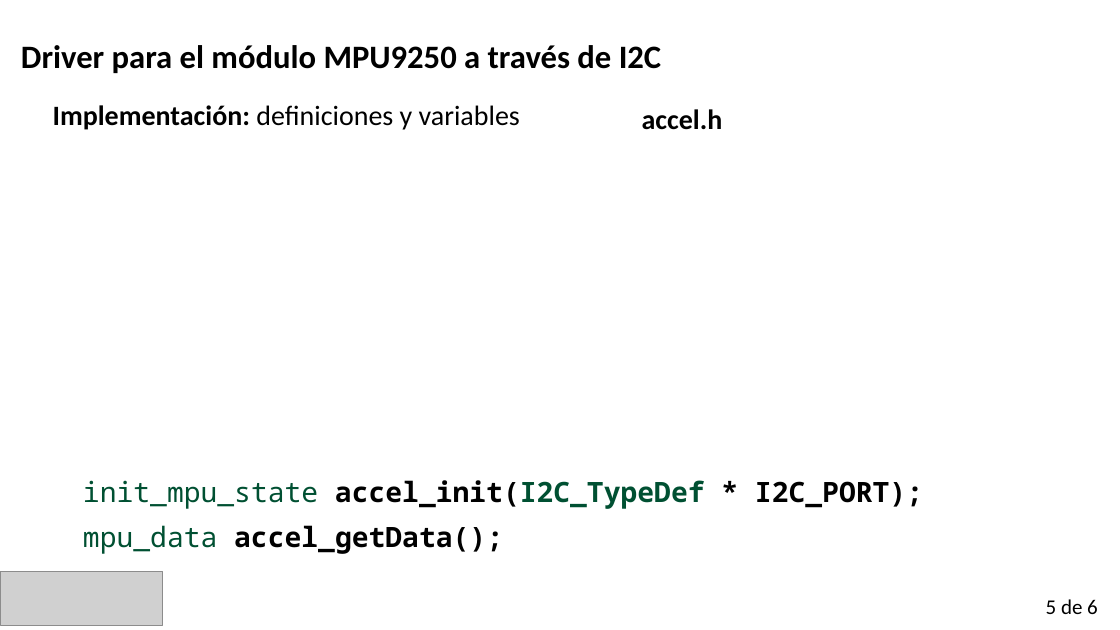
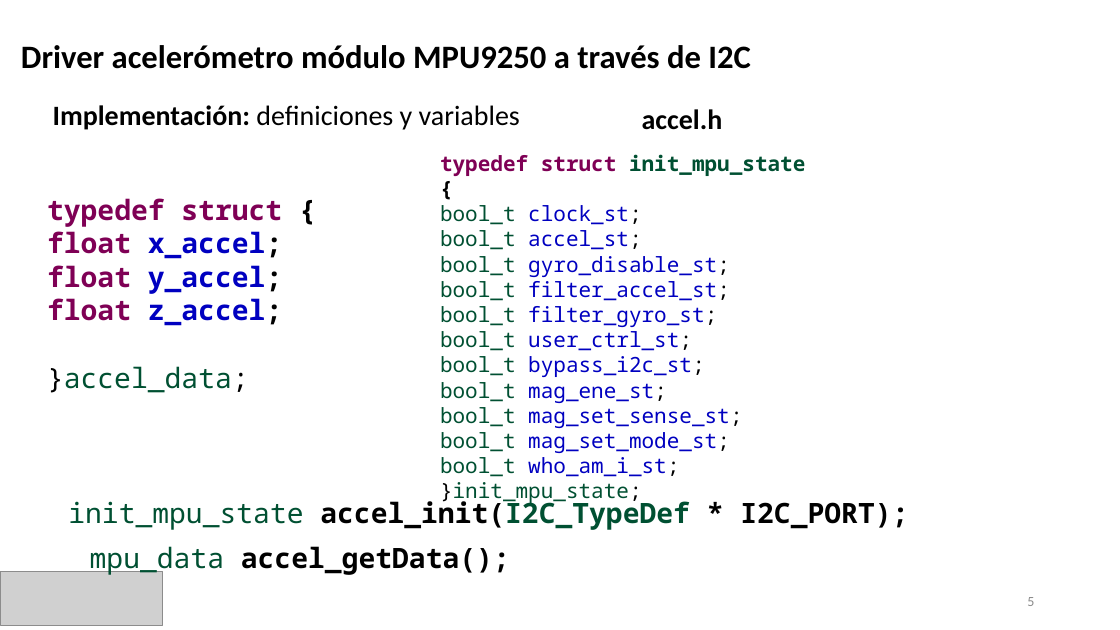
Before and after one commit to ldiazcharris/cese_PCSE, a slide deck: slide 5 of presentacion_TPF_luis_diaz.pptx (slide 4 before the commit). Drawn at 1120x630 pixels with LibreOffice and Linux fonts; fonts in the diff are those of the drawing; grey boxes stand for pictures. Boxes give left, top, right and bottom in pixels: in the first picture for what was removed or moved away, otherwise in the second. Text is boxed around its words. In the diff, an @@ line names an element or a change of style, - is before the commit and + after.

```diff
--- a/presentacion_TPF_luis_diaz.pptx
+++ b/presentacion_TPF_luis_diaz.pptx
@@ text at (21, 45, 751, 69): text changed @@
-Driver para el módulo MPU9250 a través de I2C
+Driver acelerómetro módulo MPU9250 a través de I2C
@@ text added at (440, 154, 805, 477), 18 pt, text #0000C0 @@
+typedef struct init_mpu_state {
+bool_t clock_st;
+bool_t accel_st;
+bool_t gyro_disable_st;
+bool_t filter_accel_st;
+bool_t filter_gyro_st;
+bool_t user_ctrl_st;
+bool_t bypass_i2c_st;
+bool_t mag_ene_st;
+bool_t mag_set_sense_st;
+bool_t mag_set_mode_st;
+bool_t who_am_i_st;
+}init_mpu_state;
@@ text added at (47, 198, 282, 393), 24 pt, text #7F0055, bold @@
+typedef struct {
+float x_accel;
+float y_accel;
+float z_accel;
+}accel_data;
@@ text "init_mpu_state accel_init(I2C_TypeDef * I2C_PORT);" rewrapped from (83, 480, 923, 509) to (68, 497, 908, 530) @@
@@ text "mpu_data accel_getData();": place and size @@
-text "mpu_data accel_getData();" at (83, 525, 503, 554)
+text "mpu_data accel_getData();" at (90, 546, 510, 576)
@@ page number added at (1027, 597, 1034, 606), 12 pt, text #8C8C8C @@
+5
@@ text removed at (1046, 599, 1098, 614) @@
-5 de 6
```
Also in this commit, not shown: 4 other slides changed, 1 slide added, 1 other file.
